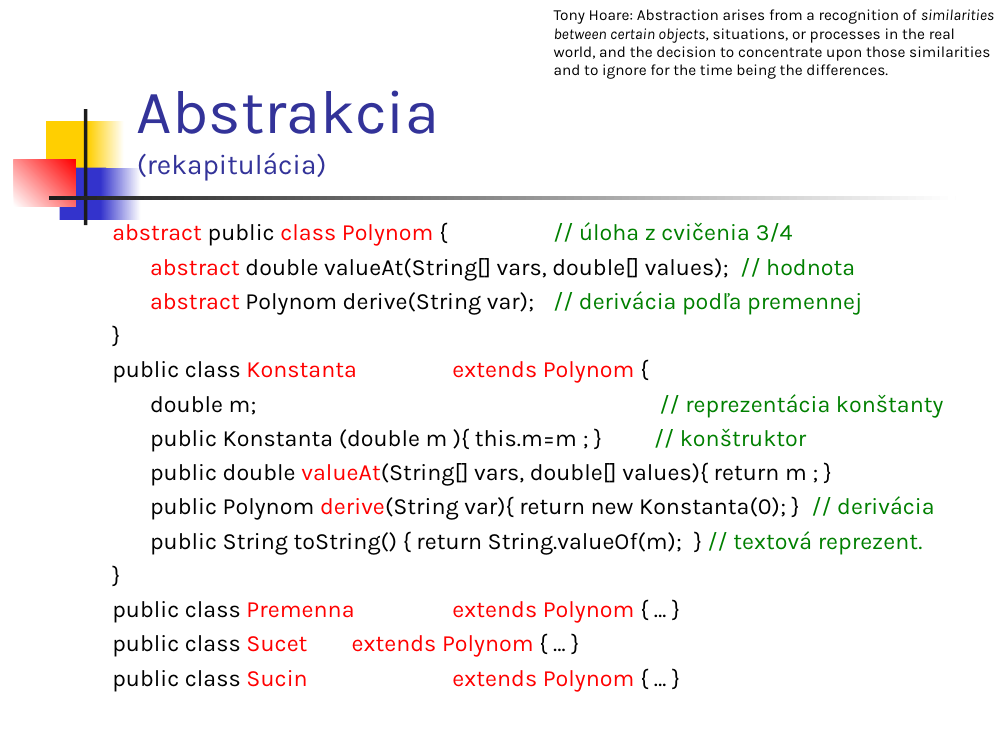
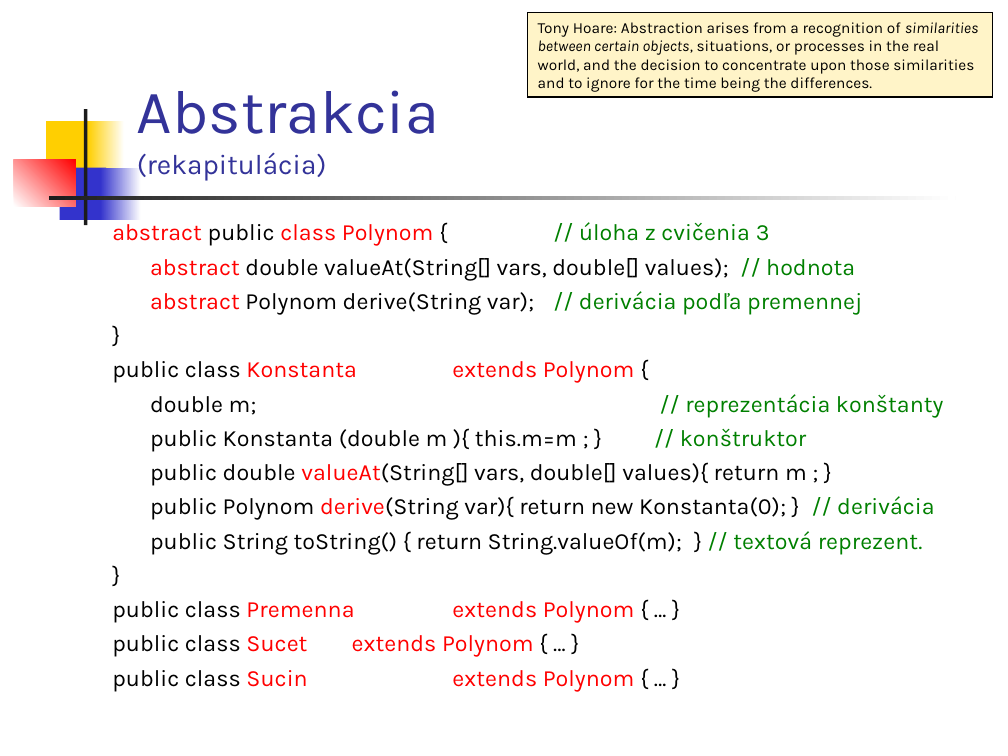
Before and after one commit to Programovanie4/Prednasky, a slide deck: slide 7 of 04/04_java.ppt (slide 6 before the commit). Drawn at 1008x756 pixels with LibreOffice and Linux fonts; fonts in the diff are those of the drawing. Boxes give left, top, right and bottom in pixels: in the first picture for what was removed or moved away, otherwise in the second. Text is boxed around its words. In the diff, an @@ line names an element or a change of style, - is before the commit and + after.

```diff
--- a/04/04_java.ppt
+++ b/04/04_java.ppt
@@ rectangle "Tony Hoare: Abstraction arises from ...": place and size @@
-rectangle "Tony Hoare: Abstraction arises from ..." at box(554, 9, 994, 79)
+rectangle "Tony Hoare: Abstraction arises from ..." at box(528, 13, 993, 98)
@@ rectangle "Tony Hoare: Abstraction arises from ..." at box(528, 13, 993, 98): fill none to #FFF4C8; outline none to #000000 0.74 pt @@
@@ text at box(112, 222, 770, 246): text changed @@
-abstract public class Polynom { // úloha z cvičenia 3/4
+abstract public class Polynom { // úloha z cvičenia 3
```
Also in this commit, not shown: 13 other slides changed, 3 slides added, 2 other files.
